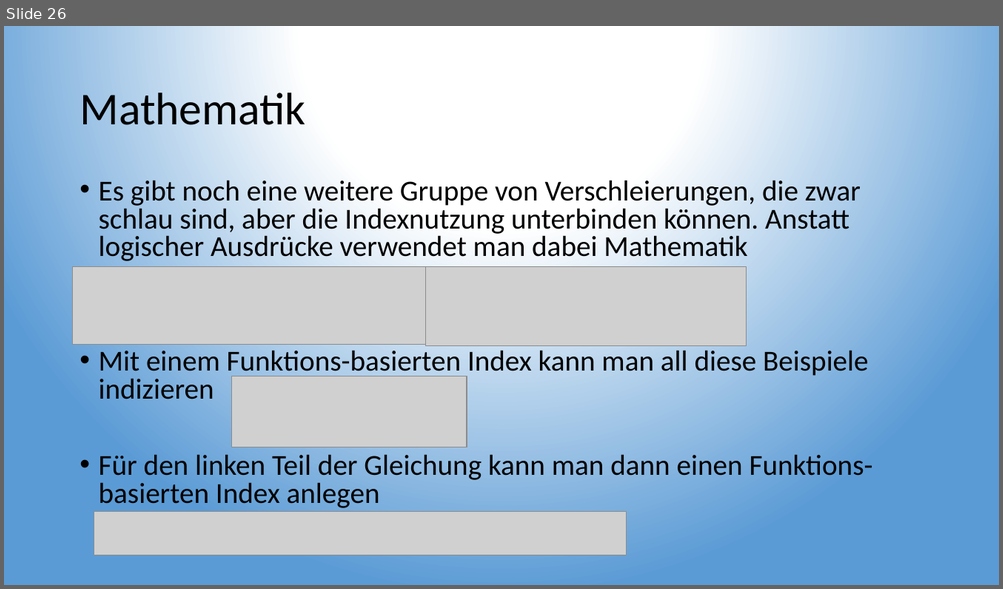
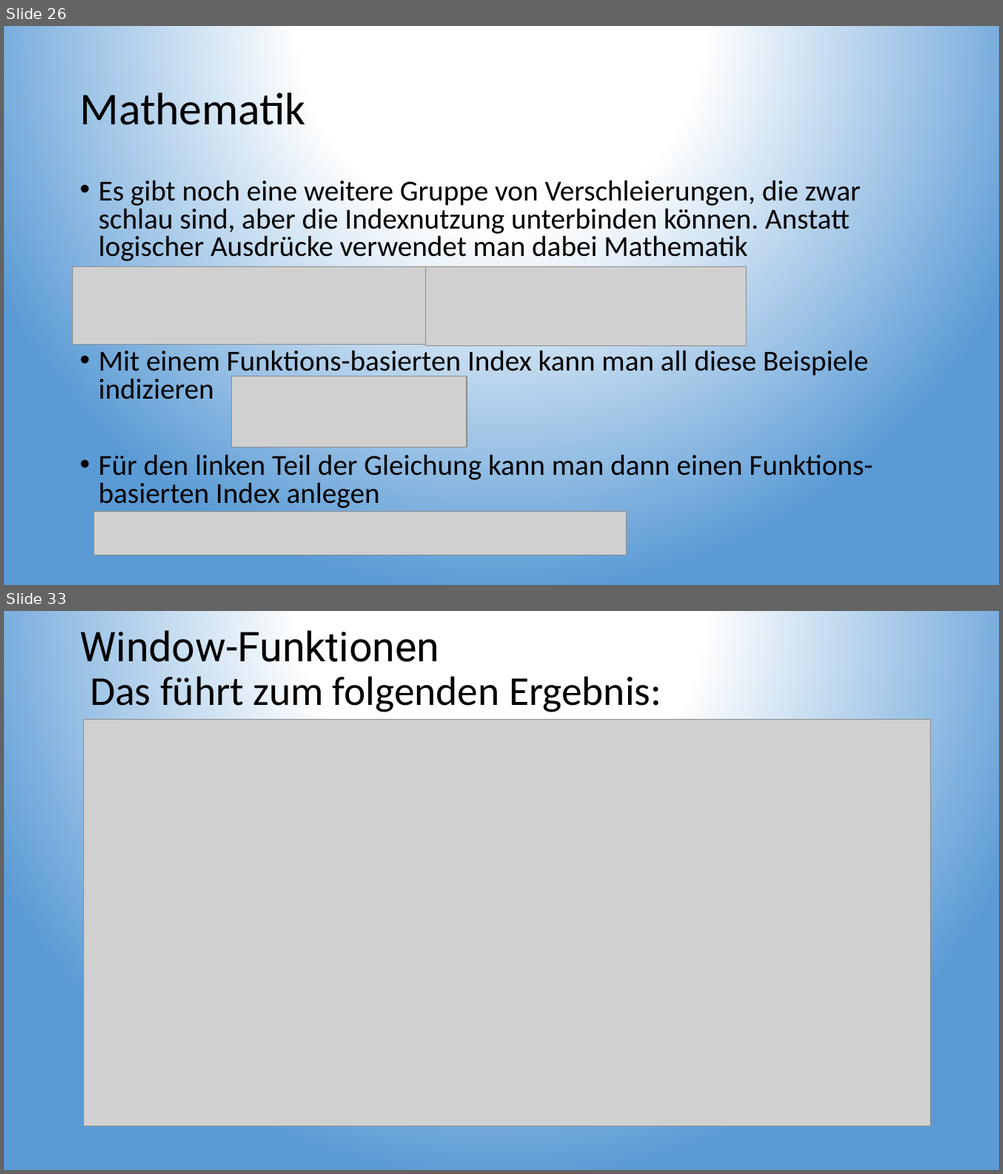
Before and after one commit to TobiaszMylak/DBI-Pr-sentation, a slide deck: DBI Präsentation Gruppe 2 - Ganzes Thema.pptx. Shown one above the other, each under a label of ours: slide 26 before the commit, slides 26 and 33 after it; the slides between them are not shown. The pictures are 1003x589 and 1003x1174 pixels, drawn with LibreOffice and Linux fonts; fonts in the diff are those of the drawing; grey boxes stand for pictures. Boxes give left, top, right and bottom in pixels: in the first picture for what was removed or moved away, otherwise in the second. Text is boxed around its words. In the diff, an @@ line names an element or a change of style, - is before the commit and + after.

```diff
--- a/DBI Präsentation Gruppe 2 - Ganzes Thema.pptx
+++ b/DBI Präsentation Gruppe 2 - Ganzes Thema.pptx
@@ slide 33 added at [4,611,999,1170], background gradient #FFFFFF to #5B9BD5 @@
@@ title added at [79,624,661,712], 39.6 pt, text #000000 @@
+Window-Funktionen
+Das führt zum folgenden Ergebnis:
@@ picture added at [84,720,930,1128] @@
```
Also in this commit, not shown: 6 other slides added.
